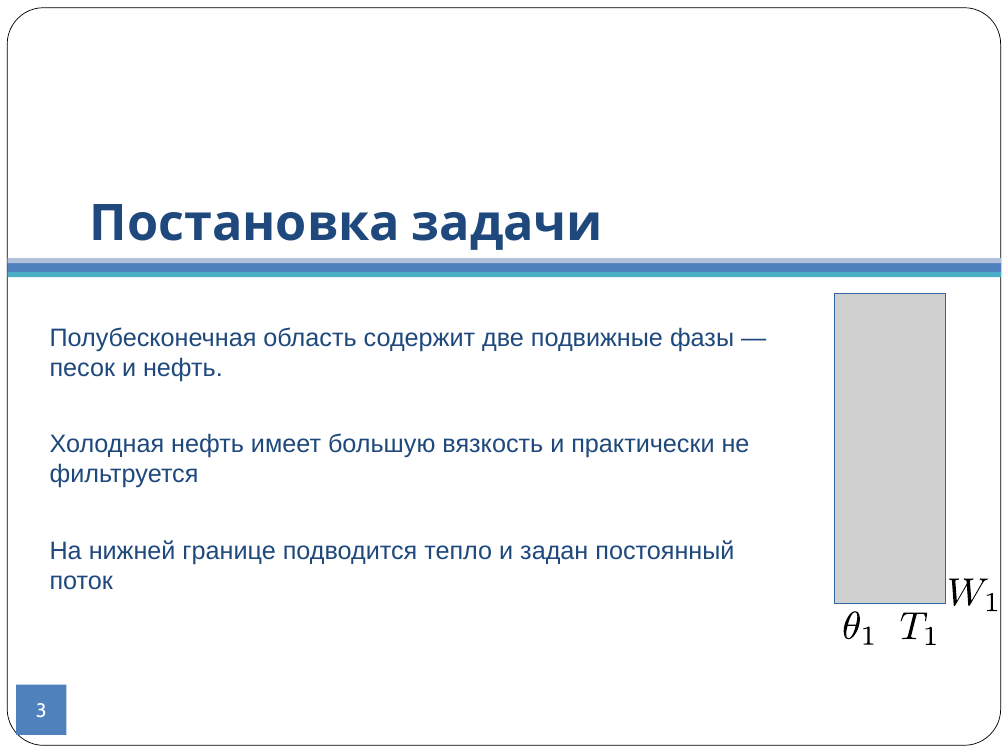
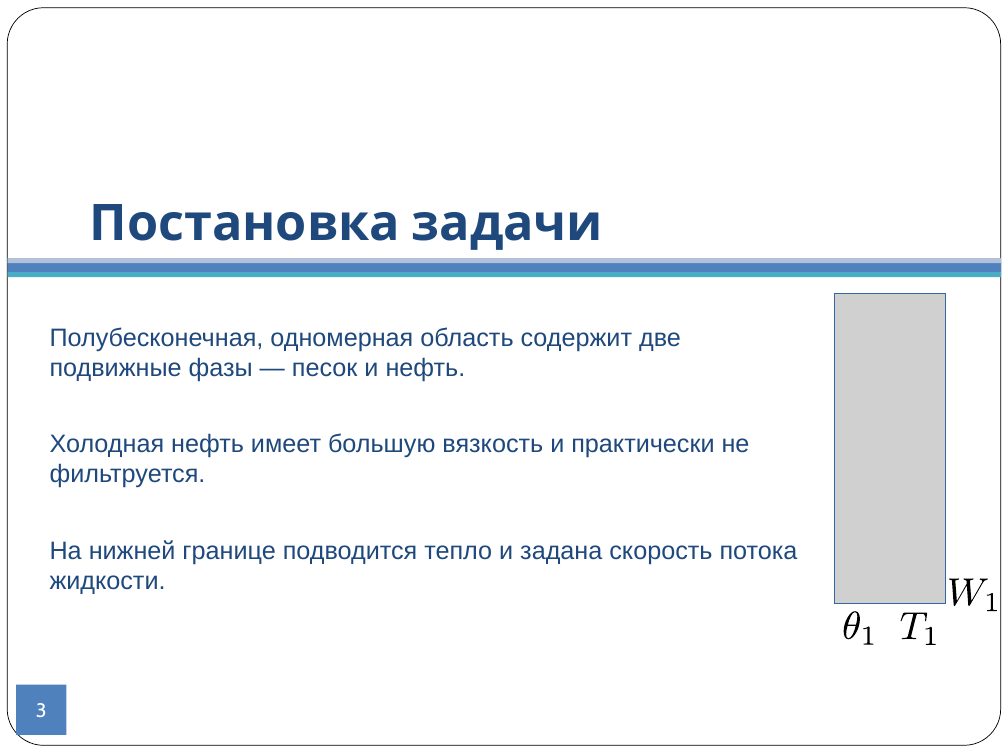
Before and after one commit to CompMathGroup/sagd, a slide deck: slide 3 of doc/Presentation.odp. Drawn at 1008x756 pixels with LibreOffice and Linux fonts; fonts in the diff are those of the drawing; grey boxes stand for pictures; background and template pictures are left out. Boxes give left, top, right and bottom in pixels: in the first picture for what was removed or moved away, otherwise in the second. Text is boxed around its words. In the diff, an @@ line names an element or a change of style, - is before the commit and + after.

```diff
--- a/doc/Presentation.odp
+++ b/doc/Presentation.odp
@@ text at (50,327,798,594): text changed @@
-● Полубесконечная область содержит две подвижные фазы — песок и нефть.
-● Холодная нефть имеет большую вязкость и практически не фильтруется
-● На нижней границе подводится тепло и задан постоянный поток
+● Полубесконечная, одномерная область содержит две подвижные фазы — песок и нефть.
+● Холодная нефть имеет большую вязкость и практически не фильтруется.
+● На нижней границе подводится тепло и задана скорость потока жидкости.
```
Also in this commit, not shown: 16 other slides changed, 4 slides added, 1 slide removed, 5 other files.
